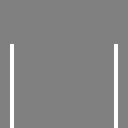
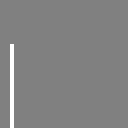
Revision of a layered 128x128 image; what changed, layer by layer:
painted on "Layer 1" over left=114, top=44, right=118, bottom=128
